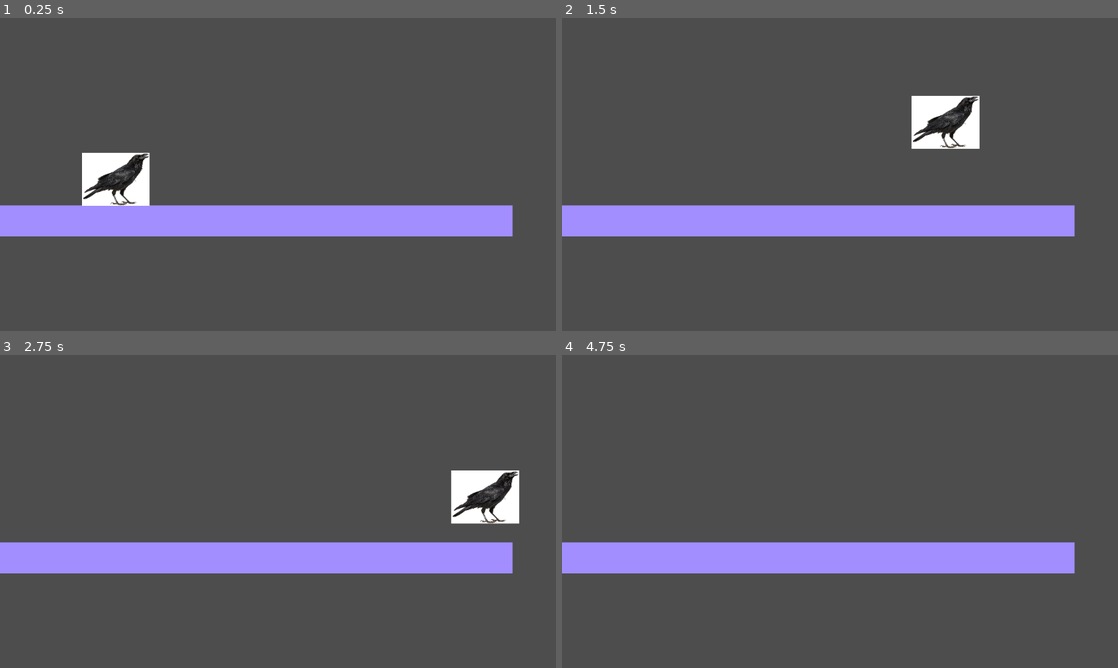
Above: before the commit, frames 1-4 (two rows, left to right).
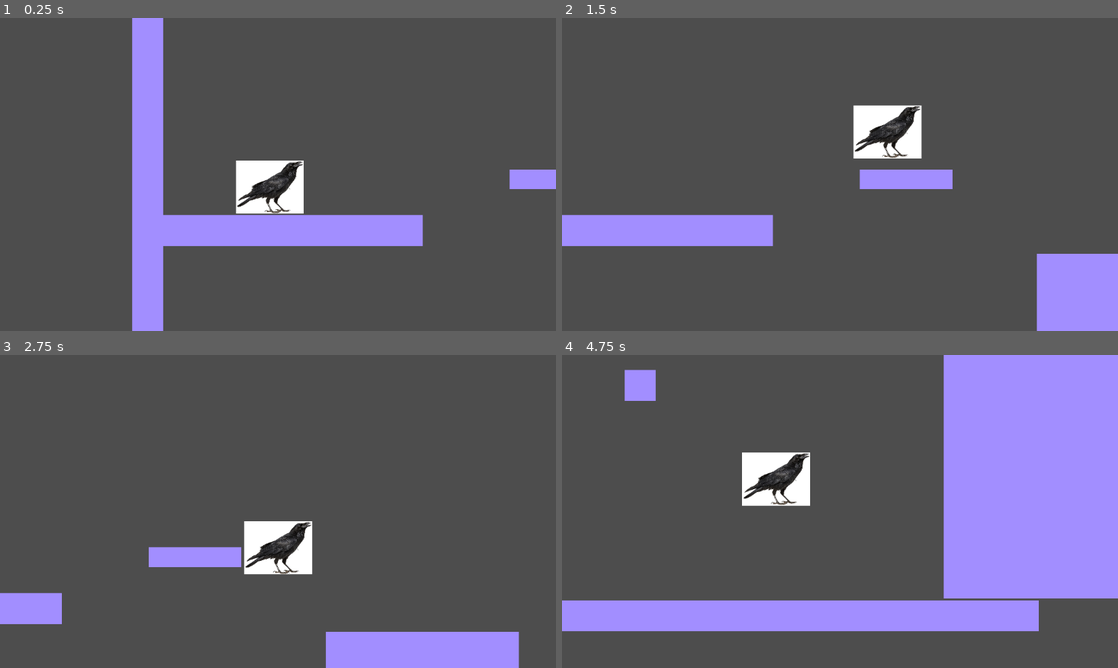
Above: after the commit, the same moments.

Repository: stellarinrin/skong_crow
Game: Godot game, scene res://levels/sandbox.tscn
Same seed, same stepped clock (60 frames per second), same inputs: the game is played once before the commit and once after it.
Inputs:
- Up to frame 1 (0.25 s): no input
- Up to frame 2 (1.5 s): hold Right (ui_right) from 0.53 s (still down); tap C (dash) at 0.6, 1.35 s; tap Z (jump) at 0.77 s
- Up to frame 3 (2.75 s): tap Z (jump) at 1.52 s; release Right (ui_right) at 2.03 s; hold Left (ui_left) from 2.03 s (still down); tap C (dash) at 2.1 s
- Up to frame 4 (4.75 s): release Left (ui_left) at 2.78 s; hold Right (ui_right) 2.78-4.28 s; tap C (dash) at 2.85, 3.6, 4.35 s; tap Z (jump) at 3.02, 3.77, 4.52 s; hold Left (ui_left) from 4.28 s (still down)

The runs differ from the first frame. In frame 1, 16% of the frame differs, in the area x 0-100%, y 0-100%; in frame 2, 16%; in frame 3, 16%; in frame 4, 40%, in the area x 0-100%, y 0-89%.

Commit message:
Adjust sandbox and add camera

Diff:
--- a/skong-crow/levels/sandbox.tscn
+++ b/skong-crow/levels/sandbox.tscn
@@ -6,12 +6,27 @@
 [node name="Sandbox" type="Node2D"]
 
 [node name="BasicPlatform" parent="." instance=ExtResource("1_whpuv")]
-position = Vector2(236.00002, 420)
-scale = Vector2(25.809797, 1)
+position = Vector2(280, 487)
+scale = Vector2(8.409793, 1)
 
 [node name="Crow" parent="." instance=ExtResource("2_85hcc")]
-position = Vector2(257, 332)
+position = Vector2(249, 371)
 
 [node name="BasicPlatform2" parent="." instance=ExtResource("1_whpuv")]
-position = Vector2(695, 416)
-scale = Vector2(3.64, 0.6399989)
+position = Vector2(825, 381)
+scale = Vector2(3.0016584, 0.6399989)
+
+[node name="BasicPlatform3" parent="." instance=ExtResource("1_whpuv")]
+position = Vector2(1296, 946)
+scale = Vector2(6.2405624, 12.84)
+
+[node name="BasicPlatform4" parent="." instance=ExtResource("1_whpuv")]
+position = Vector2(-21, 453.99997)
+scale = Vector2(1, 16.560001)
+
+[node name="BasicPlatform5" parent="." instance=ExtResource("1_whpuv")]
+position = Vector2(410, 1392)
+scale = Vector2(27.600002, 1)
+
+[node name="BasicPlatform6" parent="." instance=ExtResource("1_whpuv")]
+position = Vector2(467, 915)
--- a/skong-crow/player/crow.tscn
+++ b/skong-crow/player/crow.tscn
@@ -17,3 +17,11 @@
 [node name="CollisionShape2D" type="CollisionShape2D" parent="."]
 position = Vector2(-1, 0.5)
 shape = SubResource("RectangleShape2D_nkqc6")
+
+[node name="Camera2D" type="Camera2D" parent="."]
+drag_horizontal_enabled = true
+drag_vertical_enabled = true
+drag_top_margin = 0.4
+drag_bottom_margin = 0.4
+
+[node name="AnimationPlayer" type="AnimationPlayer" parent="."]
